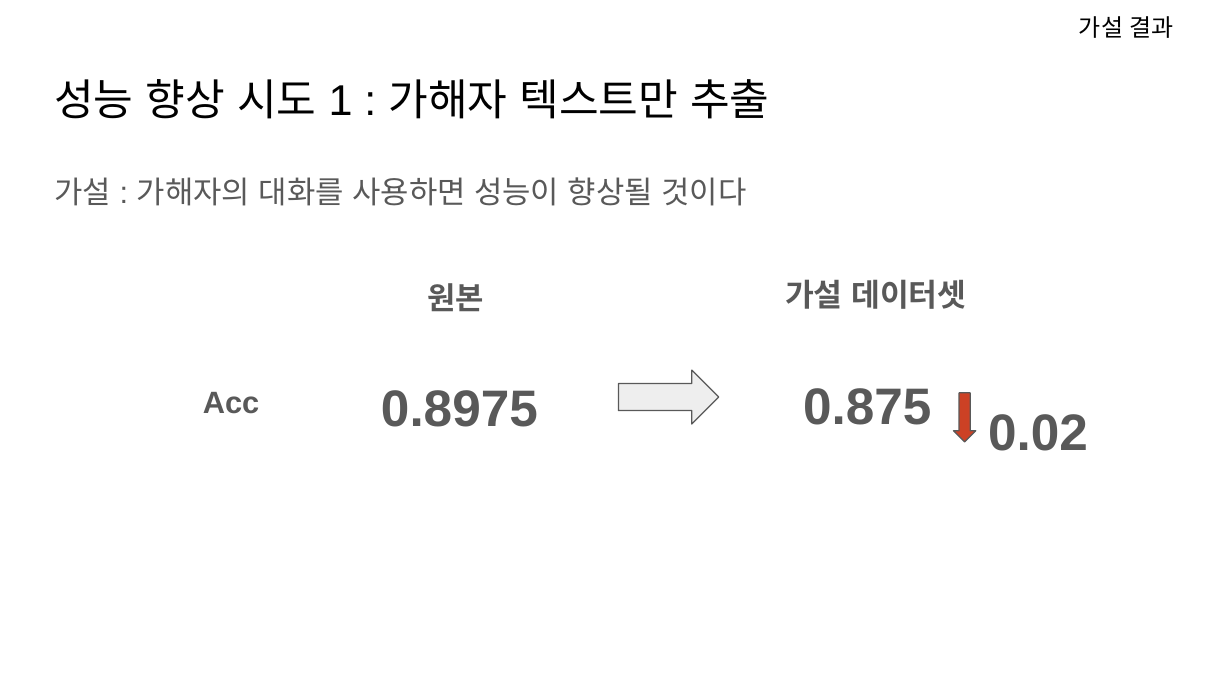
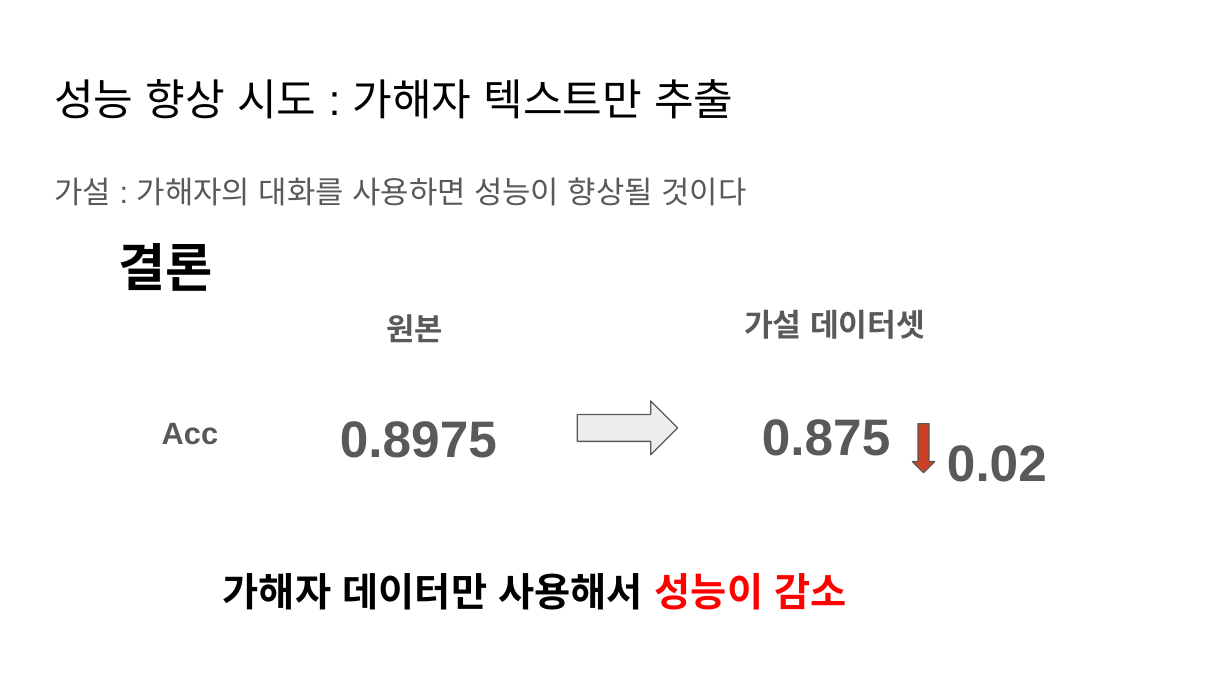
Before and after one commit to git-ThLee/AIFFEL_DLthon_NLP, a slide deck: slide 39 of presentation.pptx (slide 34 before the commit). Drawn at 1232x693 pixels with LibreOffice and Linux fonts; fonts in the diff are those of the drawing. Boxes give left, top, right and bottom in pixels: in the first picture for what was removed or moved away, otherwise in the second. Text is boxed around its words. In the diff, an @@ line names an element or a change of style, - is before the commit and + after.

```diff
--- a/presentation.pptx
+++ b/presentation.pptx
@@ text removed at <box>1079,16,1174,38</box> @@
-가설 결과
@@ title at <box>54,79,733,119</box>: text changed @@
-성능 향상 시도 1 : 가해자 텍스트만 추출
+성능 향상 시도 : 가해자 텍스트만 추출
@@ text added at <box>118,243,212,291</box>, 30 pt, text #000000, bold @@
+결론
@@ 6 texts, 1 down arrow, 1 right arrow: place and size @@
-6 texts, 1 down arrow, 1 right arrow at <box>203,279,1088,451</box>
+6 texts, 1 down arrow, 1 right arrow at <box>162,309,1047,482</box>
@@ text added at <box>223,573,846,610</box>, 23 pt, text #000000, bold @@
+가해자 데이터만 사용해서 성능이 감소
```
Also in this commit, not shown: 10 other slides changed, 32 slides added, 22 slides removed.
